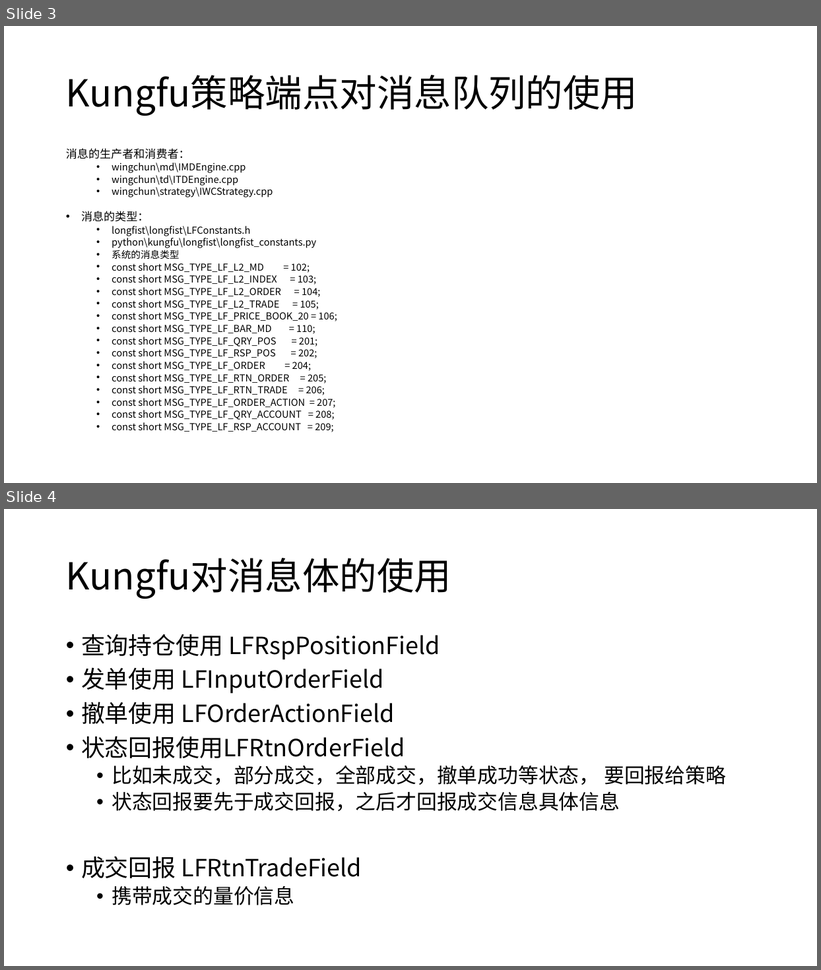
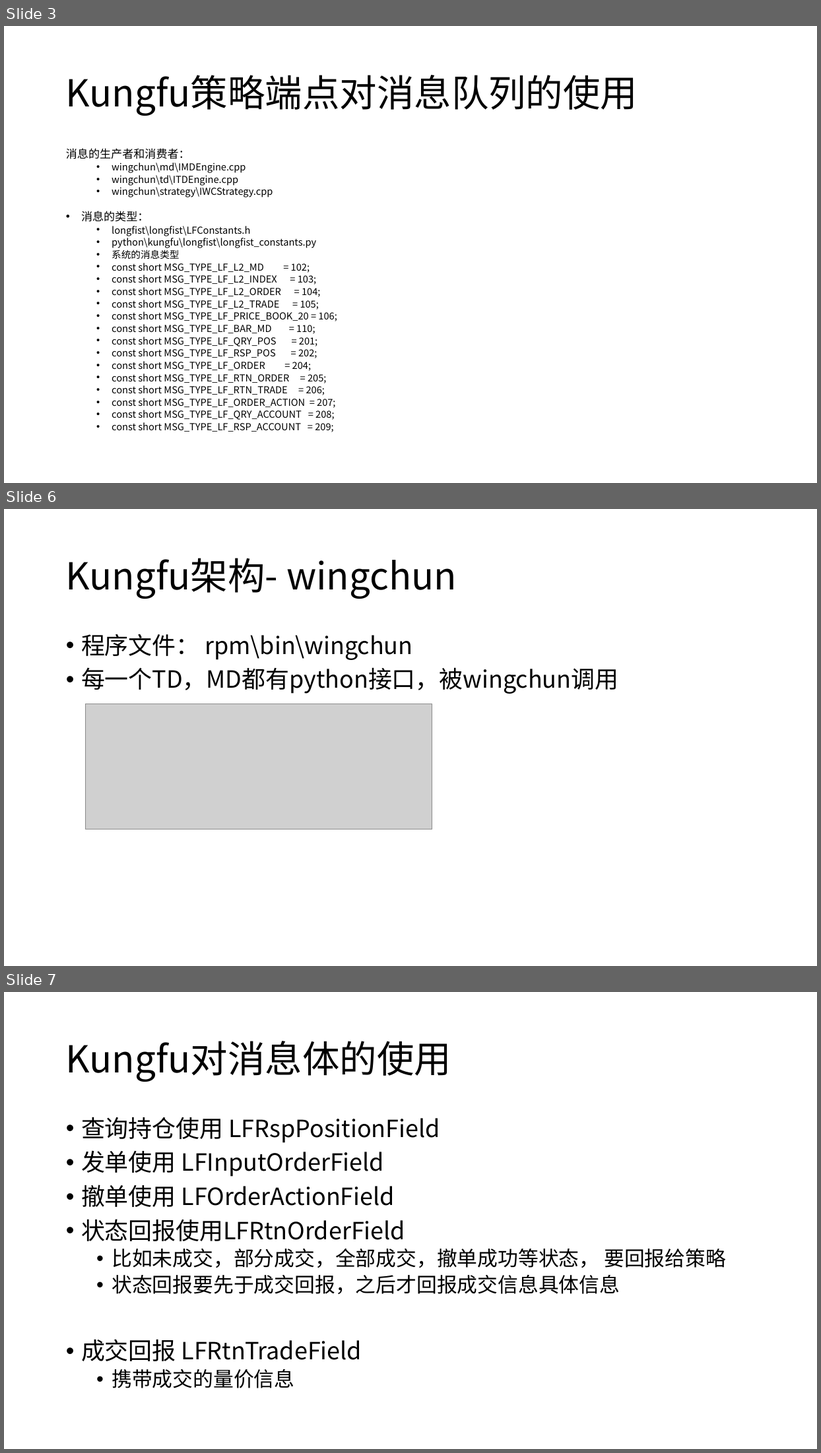
Before and after one commit to qingtiandalaoye/useful_doc, a slide deck: 虚拟货币跨交易所高频交易系统.pptx. Shown one above the other, each under a label of ours: slides 3 and 4 before the commit, slides 3, 6 and 7 after it; the slides between them are not shown. The pictures are 821x970 and 821x1453 pixels, drawn with LibreOffice and Linux fonts; fonts in the diff are those of the drawing; grey boxes stand for pictures. Boxes give left, top, right and bottom in pixels: in the first picture for what was removed or moved away, otherwise in the second. Text is boxed around its words. In the diff, an @@ line names an element or a change of style, - is before the commit and + after.

```diff
--- a/虚拟货币跨交易所高频交易系统.pptx
+++ b/虚拟货币跨交易所高频交易系统.pptx
@@ slide 6 added at (4, 509, 817, 966), background #FFFFFF @@
@@ title added at (66, 558, 457, 599), 44 pt, text #000000 @@
+Kungfu架构- wingchun
@@ text added at (81, 634, 618, 694), 28 pt, text #000000 @@
+• 程序文件： rpm\bin\wingchun
+• 每一个TD，MD都有python接口，被wingchun调用
@@ picture added at (85, 704, 432, 830) @@
@@ what was slide 4 is now slide 7 @@
```
Also in this commit, not shown: 2 other slides added.
